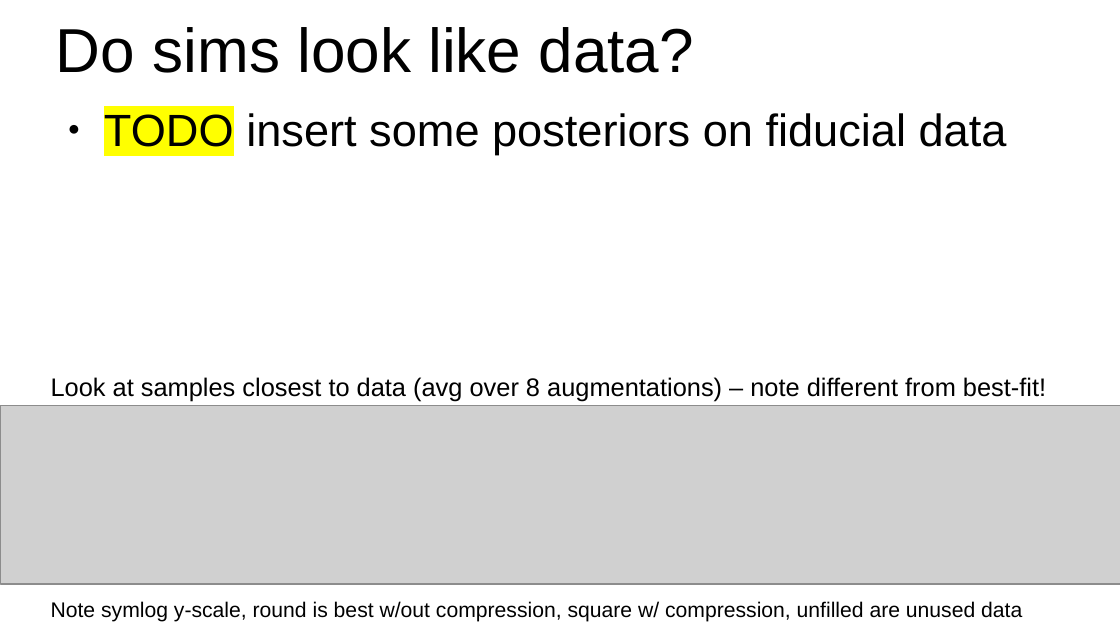
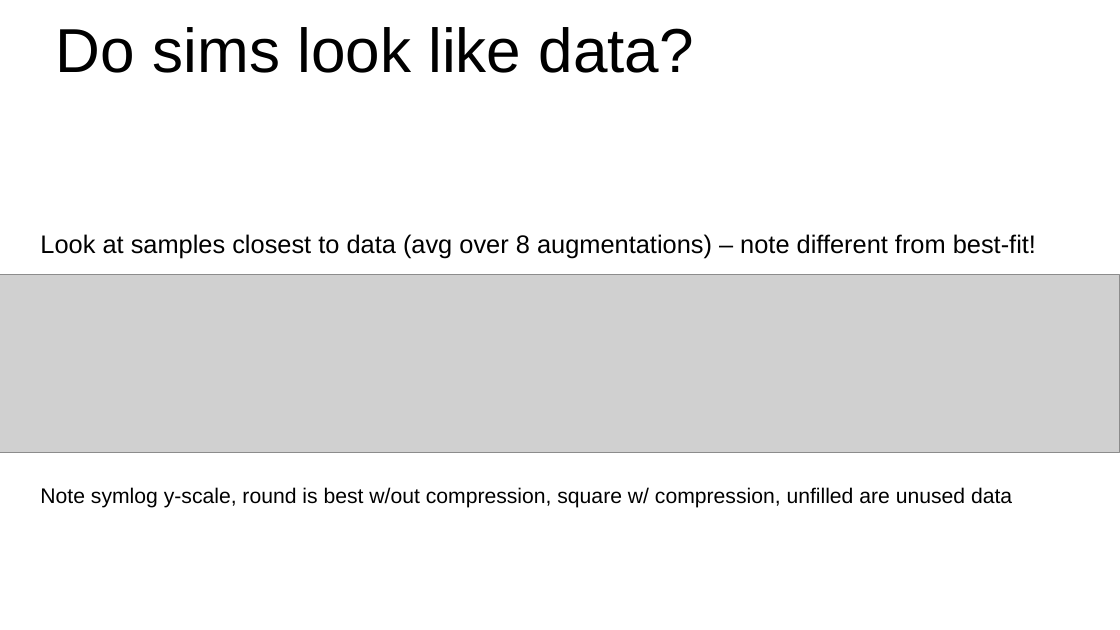
Before and after one commit to leanderthiele/nuvoid_production, a slide deck: slide 11 of presentation_020923.odp. Drawn at 1120x630 pixels with LibreOffice and Linux fonts; fonts in the diff are those of the drawing; grey boxes stand for pictures. Boxes give left, top, right and bottom in pixels: in the first picture for what was removed or moved away, otherwise in the second. Text is boxed around its words. In the diff, an @@ line names an element or a change of style, - is before the commit and + after.

```diff
--- a/presentation_020923.odp
+++ b/presentation_020923.odp
@@ text removed at (x1=104, y1=113, x2=1007, y2=155) @@
-● TODO insert some posteriors on fiducial data
@@ text "Look at samples closest to ..." moved from (x1=51, y1=377, x2=1046, y2=401) to (x1=40, y1=234, x2=1036, y2=259) @@
@@ picture moved from (x1=1, y1=407, x2=1120, y2=584) to (x1=0, y1=274, x2=1120, y2=452) @@
@@ text "Note symlog y-scale, round is ..." moved from (x1=51, y1=601, x2=1022, y2=622) to (x1=40, y1=487, x2=1012, y2=508) @@
```
Also in this commit, not shown: 2 other slides changed, 5 slides added, 4 slides removed, 1 other file.
